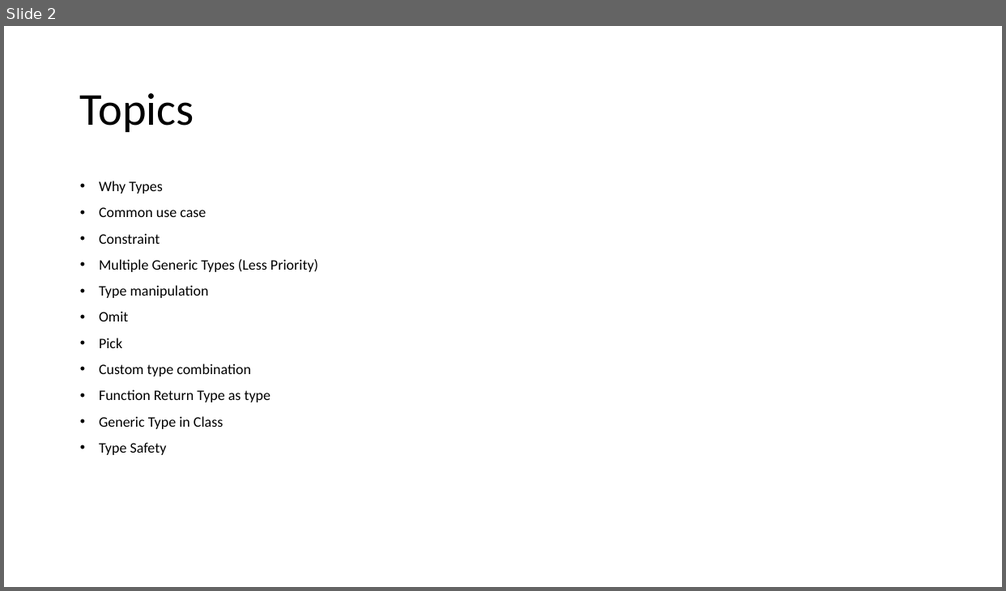
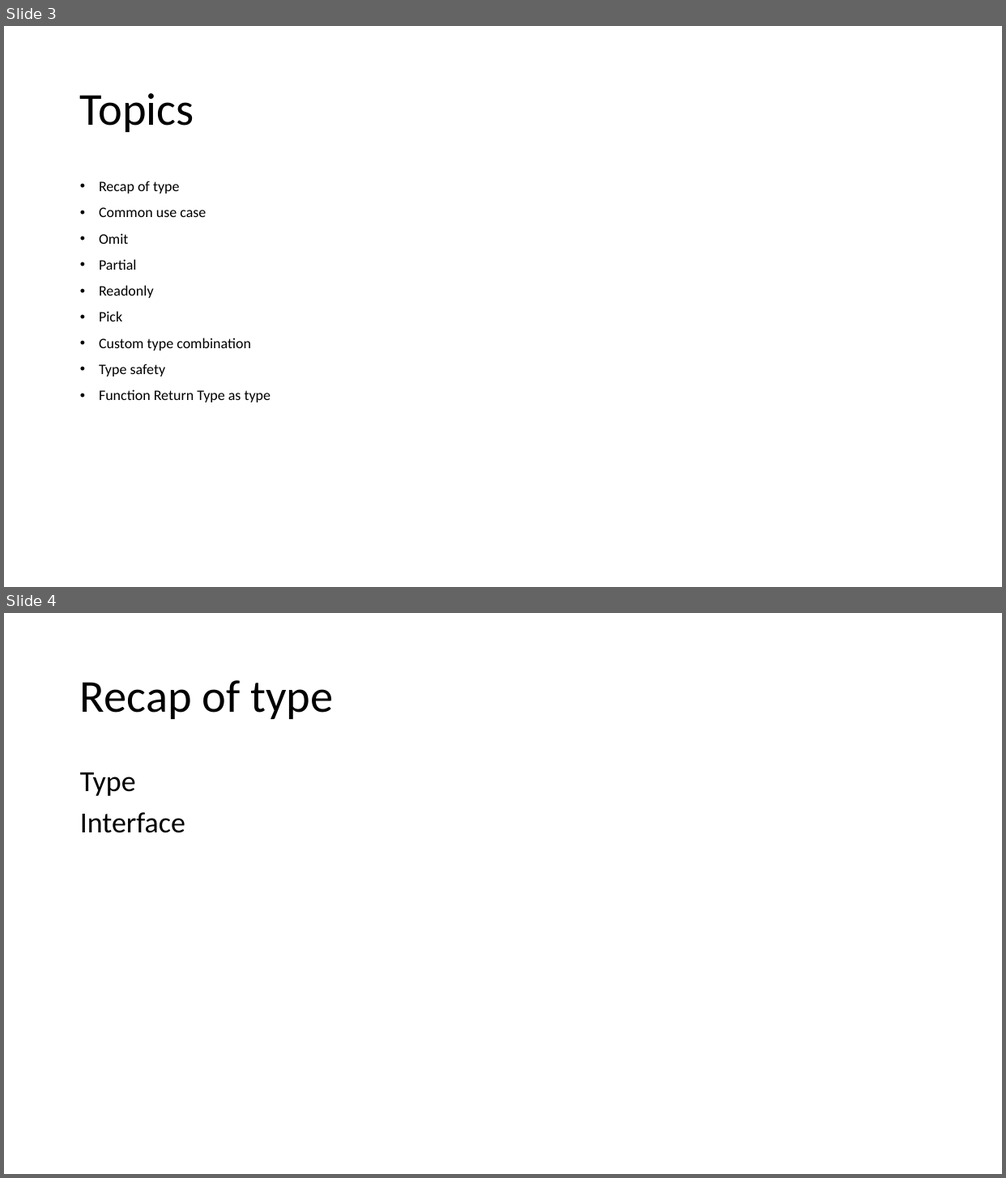
Before and after one commit to MehediKinesso50200/advance-typescript, a slide deck: advance-typescript.pptx. Shown one above the other, each under a label of ours: slide 2 before the commit, slides 3 and 4 after it. The pictures are 1006x591 and 1006x1178 pixels, drawn with LibreOffice and Linux fonts; fonts in the diff are those of the drawing. Boxes give left, top, right and bottom in pixels: in the first picture for what was removed or moved away, otherwise in the second. Text is boxed around its words. In the diff, an @@ line names an element or a change of style, - is before the commit and + after.

```diff
--- a/advance-typescript.pptx
+++ b/advance-typescript.pptx
@@ slide 4 added at [4,613,1002,1174], background #FFFFFF @@
@@ title added at [80,680,333,719], 44 pt, text #000000 @@
+Recap of type
@@ text added at [80,773,185,833], 28 pt, text #000000 @@
+Type
+Interface
@@ what was slide 2 is now slide 3 @@
@@ slide 3 changed as well @@
@@ text at [99,181,180,194]: text changed @@
-• Why Types
+• Recap of type
@@ text at [99,233,318,298]: paragraphs removed @@
-• Constraint
-• Multiple Generic Types (Less Priority)
-• Type manipulation
@@ text at [99,259,154,298]: paragraphs added @@
+• Partial
+• Readonly
@@ text at [99,364,166,377]: paragraph added @@
+• Type safety
@@ text at [99,416,223,455]: paragraphs removed @@
-• Generic Type in Class
-• Type Safety
```
Also in this commit, not shown: 2 other slides changed, 1 other file.
